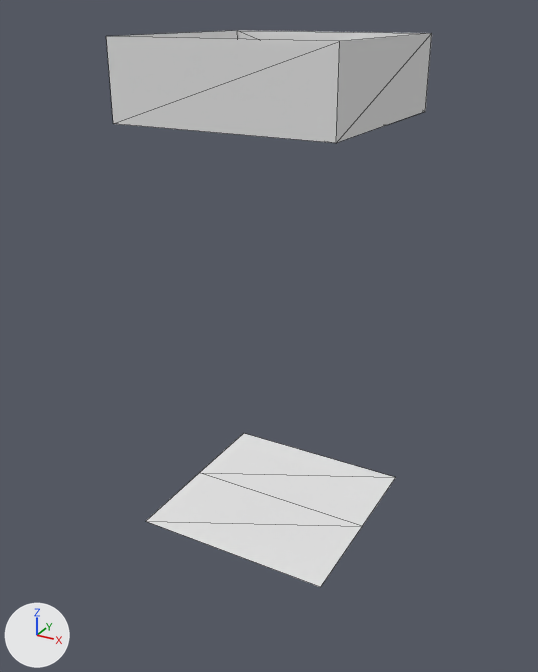
One commit to the glTF model public/examples/objects/column.glb: the scene before it, then after it.
Camera for both pictures: a 50 mm lens placed at (2.38, -4.44, 4.15), pointed at (-0.04, -0.05, 1.95). The axes (+X, +Y, +Z) are drawn at lower left. The lights are the same throughout. The picture after the commit comes second. Mesh edges are drawn as thin lines. Where no turn or scale is listed for an object, it has been applied to the vertices.
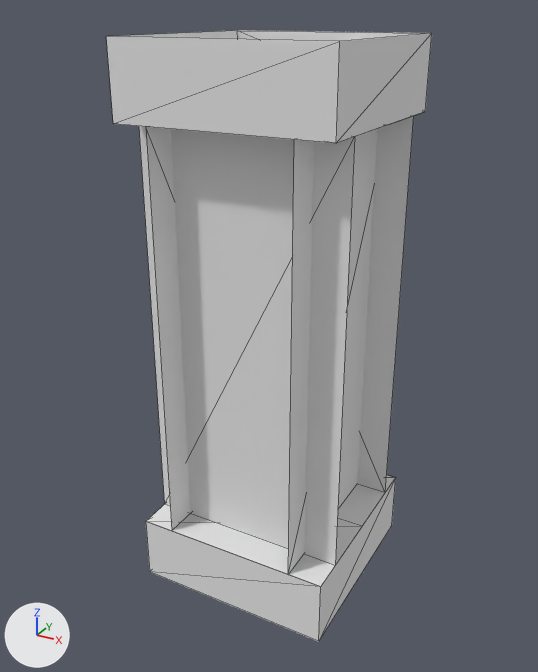
Boxes (x1, y1, x2, y2) around the edits, measured in the pictures (538 x 672 px):
'Object 379', added
    after: (139, 126, 355, 565)
'Object 379.001', added
    after: (288, 129, 377, 575)
'Object 434', added
    after: (146, 478, 396, 642)
'Object 379.003', added
    after: (357, 116, 414, 492)
'Object 379.002', added
    after: (146, 127, 190, 531)

Diff of the bpy script that builds the scene:
```diff
--- a/public/examples/objects/column.glb.py
+++ b/public/examples/objects/column.glb.py
@@ me_mesh_5 @@
+me_mesh_5.from_pydata([(-0.25, 1.0, -3.5), (-1.75, 1.0, -3.0), (-0.25, 1.0, -3.0), (-1.75, 1.0, -3.5), (-0.25, -0.5, -3.5), (-0.25, -0.5, -3.0), (-1.75, -0.5, -3.0), (-1.75, -0.5, -3.5)], [], [(0, 1, 2), (0, 3, 1), (4, 2, 5), (4, 0, 2), (3, 6, 1), (3, 7, 6), (7, 5, 6), (7, 4, 5)])
+me_mesh_5.materials.append(mat_column_centercolumn)  # its picture is missing
@@ me_mesh_4 @@
+me_mesh_4.from_pydata([(0.0, -0.25, -3.0), (-1.5, -0.25, 0.0), (0.0, -0.25, 0.0), (-1.5, -0.25, -3.0)], [], [(0, 1, 2), (0, 3, 1)])
+me_mesh_4.materials.append(mat_column_centercolumn)  # its picture is missing
@@ me_mesh_3 @@
+me_mesh_3.from_pydata([(0.25, 0.0, -3.0), (0.25, -1.5, 0.0), (0.25, 0.0, 0.0), (0.25, -1.5, -3.0)], [], [(0, 1, 2), (0, 3, 1)])
+me_mesh_3.materials.append(mat_column_centercolumn)  # its picture is missing
@@ me_mesh_2 @@
+me_mesh_2.from_pydata([(-0.25, 0.0, -3.0), (-0.25, 1.5, 0.0), (-0.25, 0.0, 0.0), (-0.25, 1.5, -3.0)], [], [(0, 1, 2), (0, 3, 1)])
+me_mesh_2.materials.append(mat_column_centercolumn)  # its picture is missing
@@ me_mesh_1 @@
+me_mesh_1.from_pydata([(0.0, 0.25, -3.0), (1.5, 0.25, 0.0), (0.0, 0.25, 0.0), (1.5, 0.25, -3.0)], [], [(0, 1, 2), (0, 3, 1)])
+me_mesh_1.materials.append(mat_column_centercolumn)  # its picture is missing
@@ ob_object_434 @@
+ob_object_434 = bpy.data.objects.new('Object 434', me_mesh_5)
+ob_object_434.location = (1.0, -0.25, 3.5)
@@ ob_object_379_003 @@
+ob_object_379_003 = bpy.data.objects.new('Object 379.003', me_mesh_4)
+ob_object_379_003.location = (0.75, 0.75, 3.5)
@@ ob_object_379_002 @@
+ob_object_379_002 = bpy.data.objects.new('Object 379.002', me_mesh_3)
+ob_object_379_002.location = (-0.75, 0.75, 3.5)
@@ ob_object_379_001 @@
+ob_object_379_001 = bpy.data.objects.new('Object 379.001', me_mesh_2)
+ob_object_379_001.location = (0.75, -0.75, 3.5)
@@ ob_object_379 @@
+ob_object_379 = bpy.data.objects.new('Object 379', me_mesh_1)
+ob_object_379.location = (-0.75, -0.75, 3.5)
```
